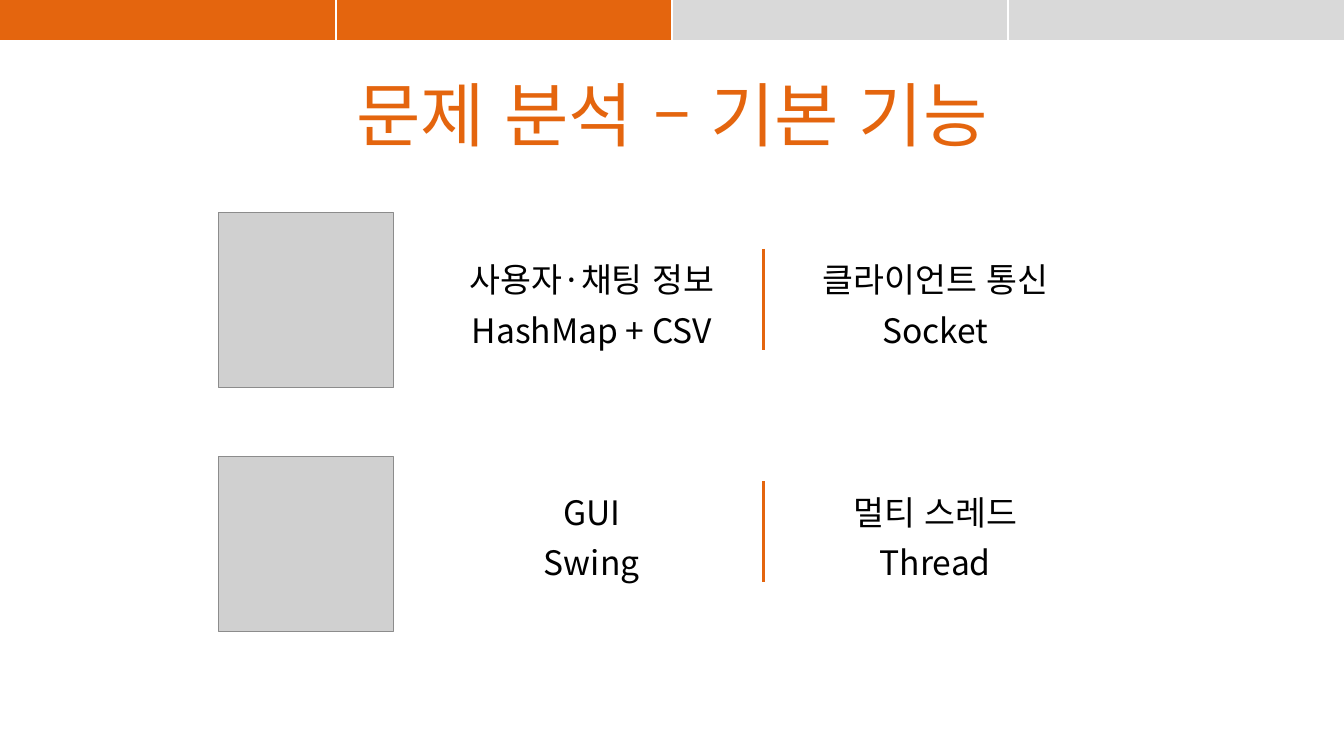
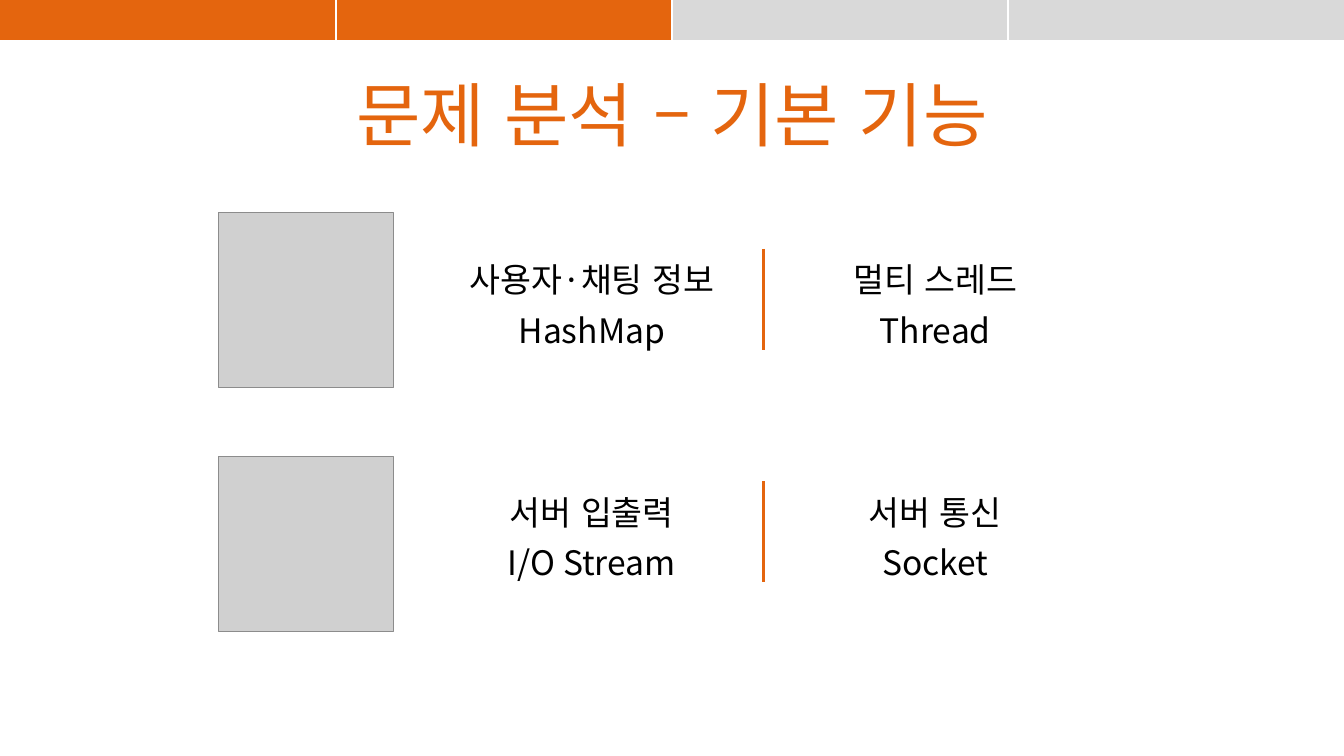
Before and after one commit to suyons/StrangeChat, a slide deck: slide 5 of StrangeChat_PPT.pptx. Drawn at 1344x756 pixels with LibreOffice and Linux fonts; fonts in the diff are those of the drawing; grey boxes stand for pictures. Boxes give left, top, right and bottom in pixels: in the first picture for what was removed or moved away, otherwise in the second. Text is boxed around its words. In the diff, an @@ line names an element or a change of style, - is before the commit and + after.

```diff
--- a/StrangeChat_PPT.pptx
+++ b/StrangeChat_PPT.pptx
@@ table at (420,249,1108,355) @@
-row 1, column 2: 클라이언트 통신
+row 1, column 2: 멀티 스레드
-row 2, column 1: HashMap + CSV
+row 2, column 1: HashMap
-row 2, column 2: Socket
+row 2, column 2: Thread
@@ table at (420,481,1108,585) @@
-row 1, column 1: GUI
+row 1, column 1: 서버 입출력
-row 1, column 2: 멀티 스레드
+row 1, column 2: 서버 통신
-row 2, column 1: Swing
+row 2, column 1: I/O Stream
-row 2, column 2: Thread
+row 2, column 2: Socket
```
Also in this commit, not shown: 1 other slide changed, 24 slides added, 1 slide removed, 3 other files.
